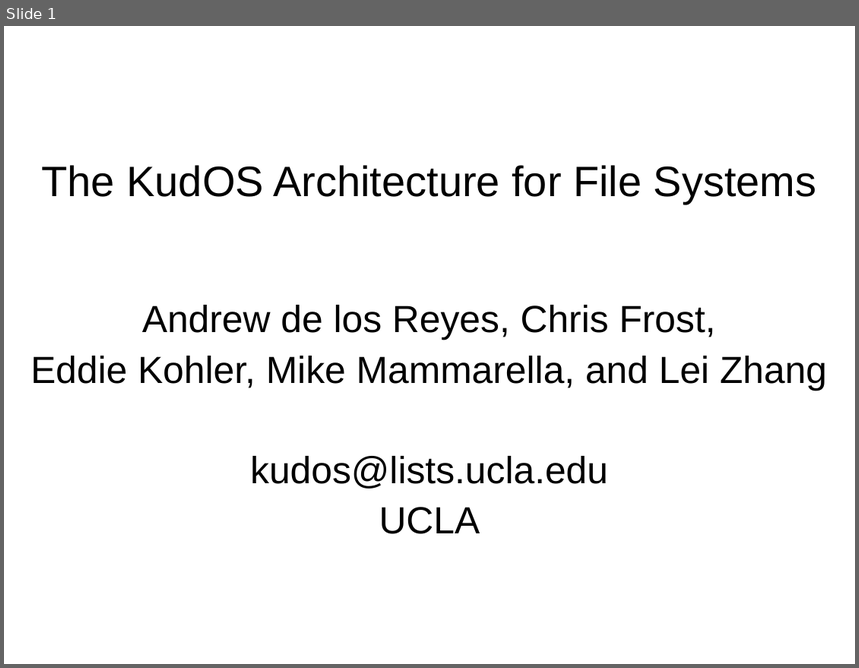
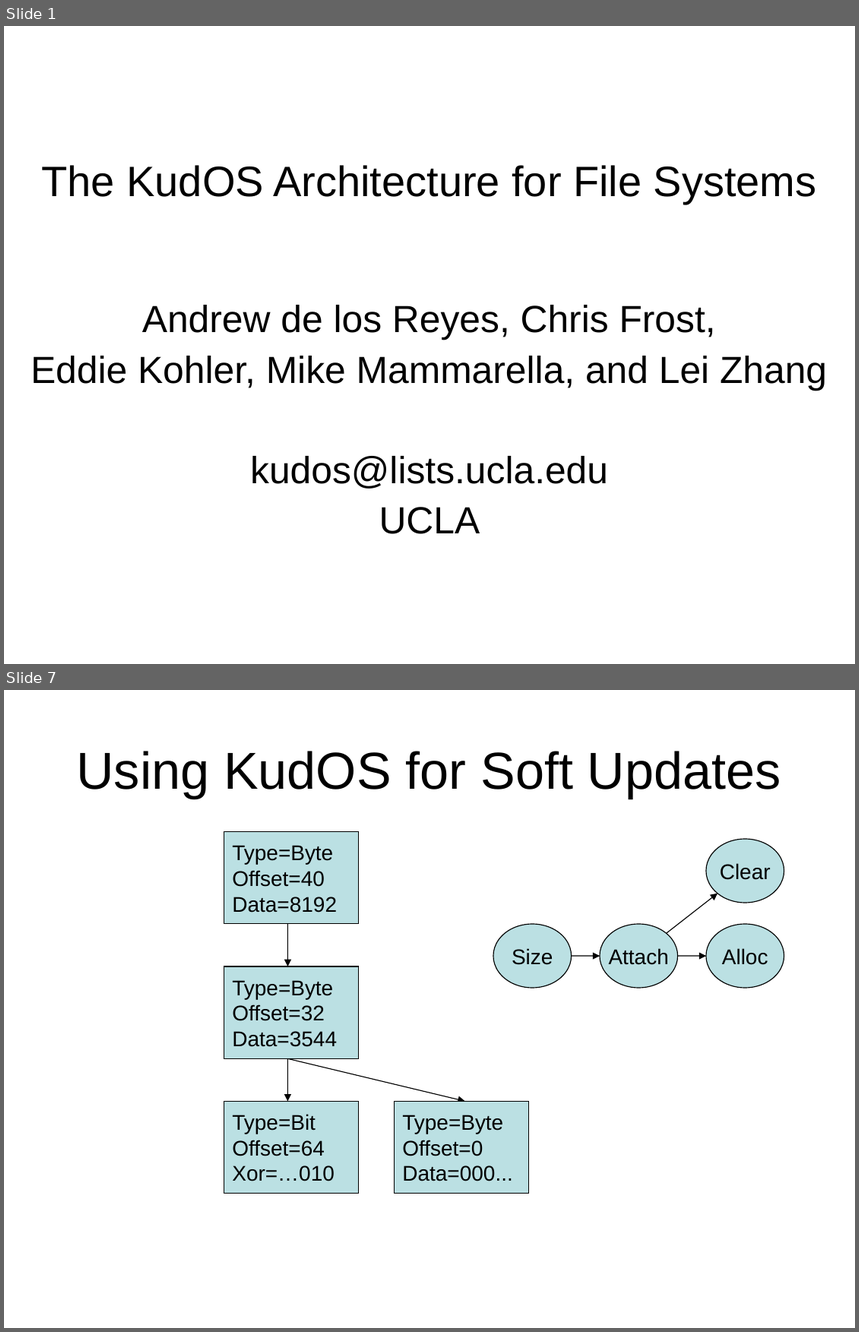
Before and after one commit to ucla-readable/fstitch-doc, a slide deck: sosp_wip/sosp_wip_kudos.ppt. Shown one above the other, each under a label of ours: slide 1 before the commit, slides 1 and 7 after it; the slides between them are not shown. The pictures are 859x668 and 859x1332 pixels, drawn with LibreOffice and Linux fonts; fonts in the diff are those of the drawing; background and template pictures are left out. Boxes give left, top, right and bottom in pixels: in the first picture for what was removed or moved away, otherwise in the second. Text is boxed around its words. In the diff, an @@ line names an element or a change of style, - is before the commit and + after.

```diff
--- a/sosp_wip/sosp_wip_kudos.ppt
+++ b/sosp_wip/sosp_wip_kudos.ppt
@@ slide 7 added at (4,690,855,1328), background #FFFFFF @@
@@ title added at (76,751,781,799), 44 pt, text #000000 @@
+Using KudOS for Soft Updates
@@ rectangle added at (224,832,358,924), fill #BBE0E3, outline #000000 0.74 pt, 18 pt, text #000000 @@
+Type=Byte
+Offset=40
+Data=8192
@@ ellipse added at (706,839,785,903), fill #BBE0E3, outline #000000 0.74 pt, 18 pt, text #000000 @@
+Clear
@@ arrow added from (666, 933) to (718, 894), #000000 0.74 pt @@
@@ arrow added from (287, 924) to (287, 967), #000000 0.74 pt @@
@@ ellipse added at (493,924,572,988), fill #BBE0E3, outline #000000 0.74 pt, 18 pt, text #000000 @@
+Size
@@ ellipse added at (600,924,678,988), fill #BBE0E3, outline #000000 0.74 pt, 18 pt, text #000000 @@
+Attach
@@ ellipse added at (706,924,785,988), fill #BBE0E3, outline #000000 0.74 pt, 18 pt, text #000000 @@
+Alloc
@@ arrow added from (572, 955) to (600, 957), #000000 0.74 pt @@
@@ arrow added from (678, 955) to (706, 957), #000000 0.74 pt @@
@@ rectangle added at (224,967,358,1059), fill #BBE0E3, outline #000000 0.74 pt, 18 pt, text #000000 @@
+Type=Byte
+Offset=32
+Data=3544
@@ arrow added from (287, 1059) to (465, 1101), #000000 0.74 pt @@
@@ arrow added from (287, 1059) to (287, 1101), #000000 0.74 pt @@
@@ rectangle added at (224,1101,358,1193), fill #BBE0E3, outline #000000 0.74 pt, 18 pt, text #000000 @@
+Type=Bit
+Offset=64
+Xor=…010
@@ rectangle added at (394,1101,528,1193), fill #BBE0E3, outline #000000 0.74 pt, 18 pt, text #000000 @@
+Type=Byte
+Offset=0
+Data=000...
```
Also in this commit, not shown: 3 slides changed, 5 other slides added, 4 slides removed.
